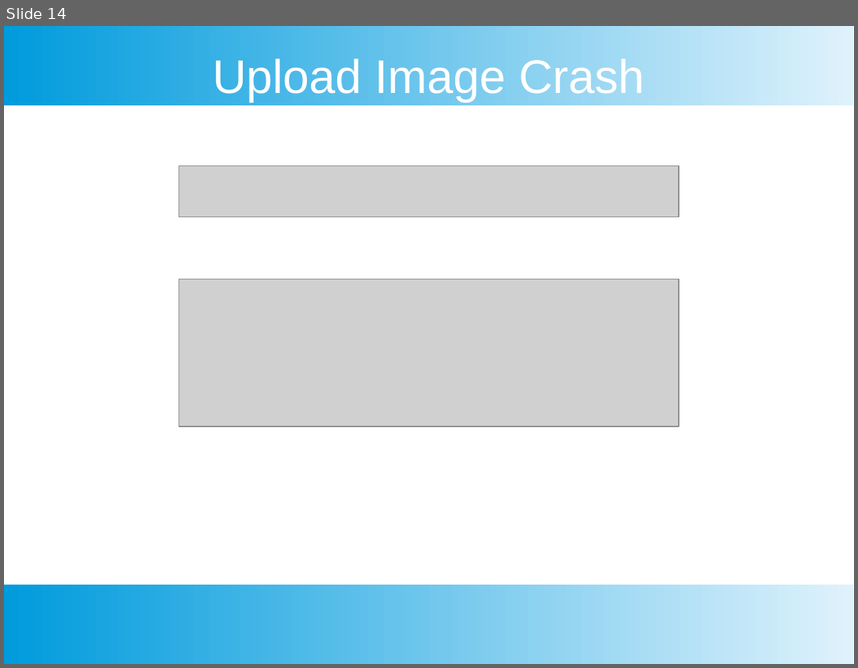
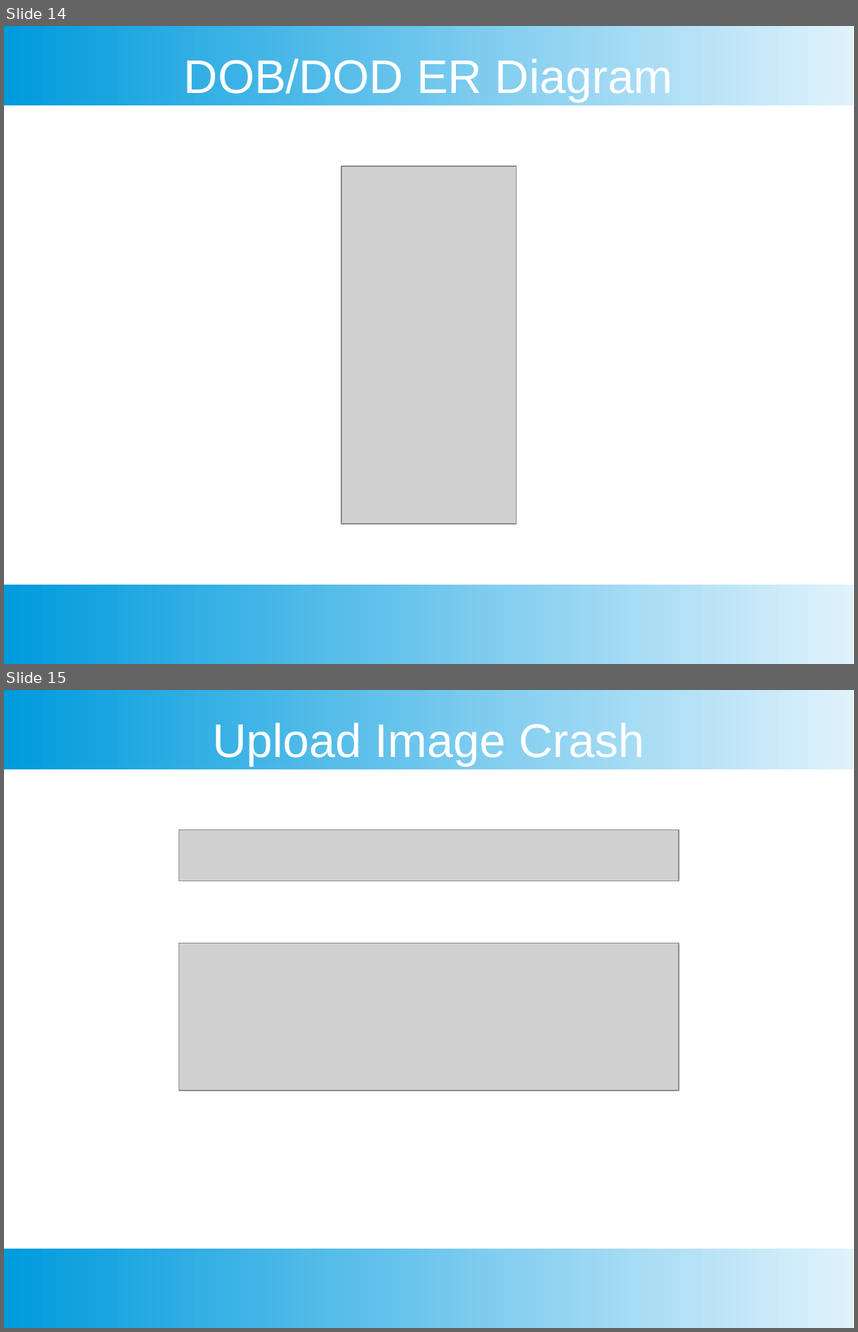
Before and after one commit to Dowens00/veteransmuseum, a slide deck: MiscFiles/Final Presentation V2.pptx. Shown one above the other, each under a label of ours: slide 14 before the commit, slides 14 and 15 after it. The pictures are 858x668 and 858x1332 pixels, drawn with LibreOffice and Linux fonts; fonts in the diff are those of the drawing; grey boxes stand for pictures. Boxes give left, top, right and bottom in pixels: in the first picture for what was removed or moved away, otherwise in the second. Text is boxed around its words. In the diff, an @@ line names an element or a change of style, - is before the commit and + after.

Commit message:
ppt

```diff
--- a/MiscFiles/Final Presentation V2.pptx
+++ b/MiscFiles/Final Presentation V2.pptx
@@ slide 14 added at (4, 26, 854, 664), background #FFFFFF; not listed: 2 template elements that a slide beside it also shows @@
@@ title added at (184, 58, 673, 102), 44 pt, text #FFFFFF @@
+DOB/DOD ER Diagram
@@ picture added at (342, 166, 517, 524) @@
@@ what was slide 14 is now slide 15 @@
```
Also in this commit, not shown: 1 slide changed.
